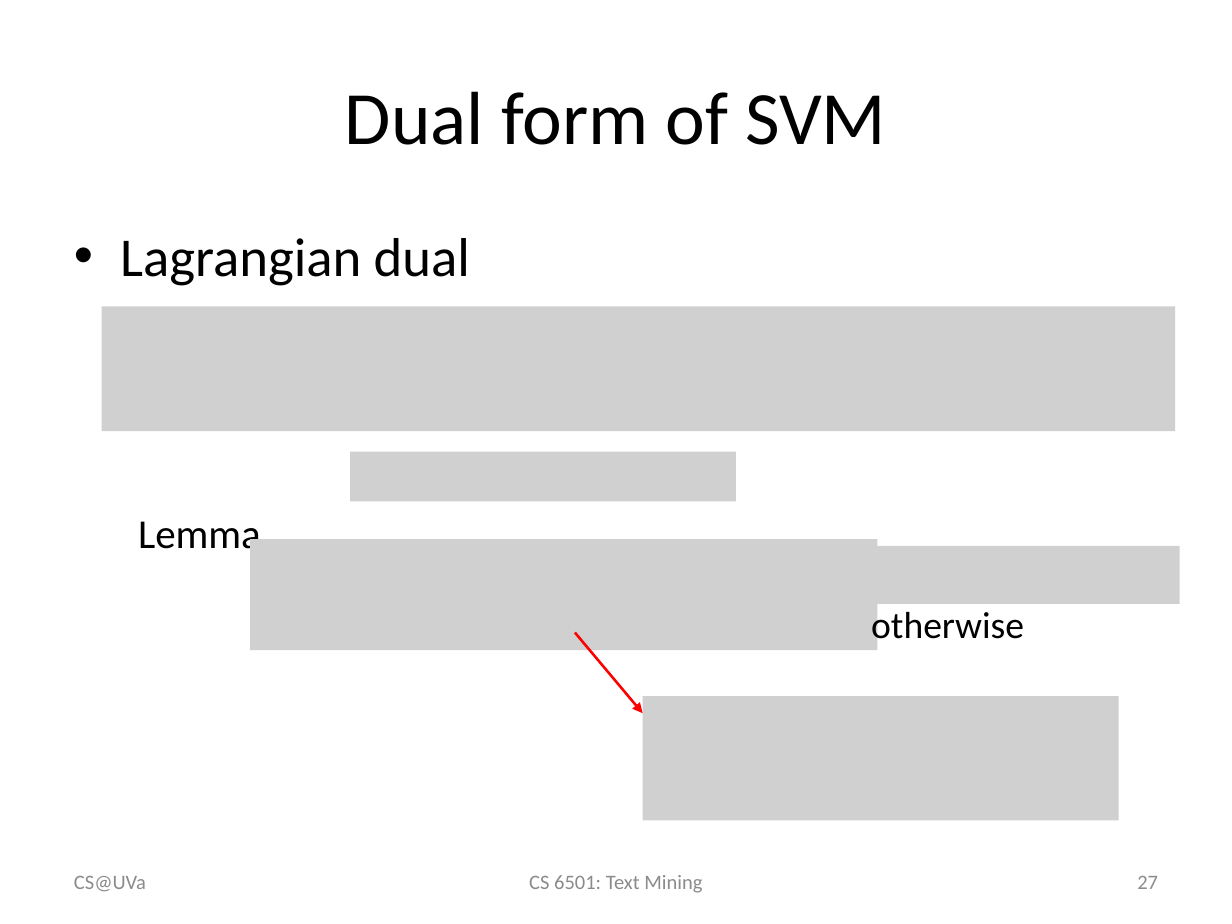
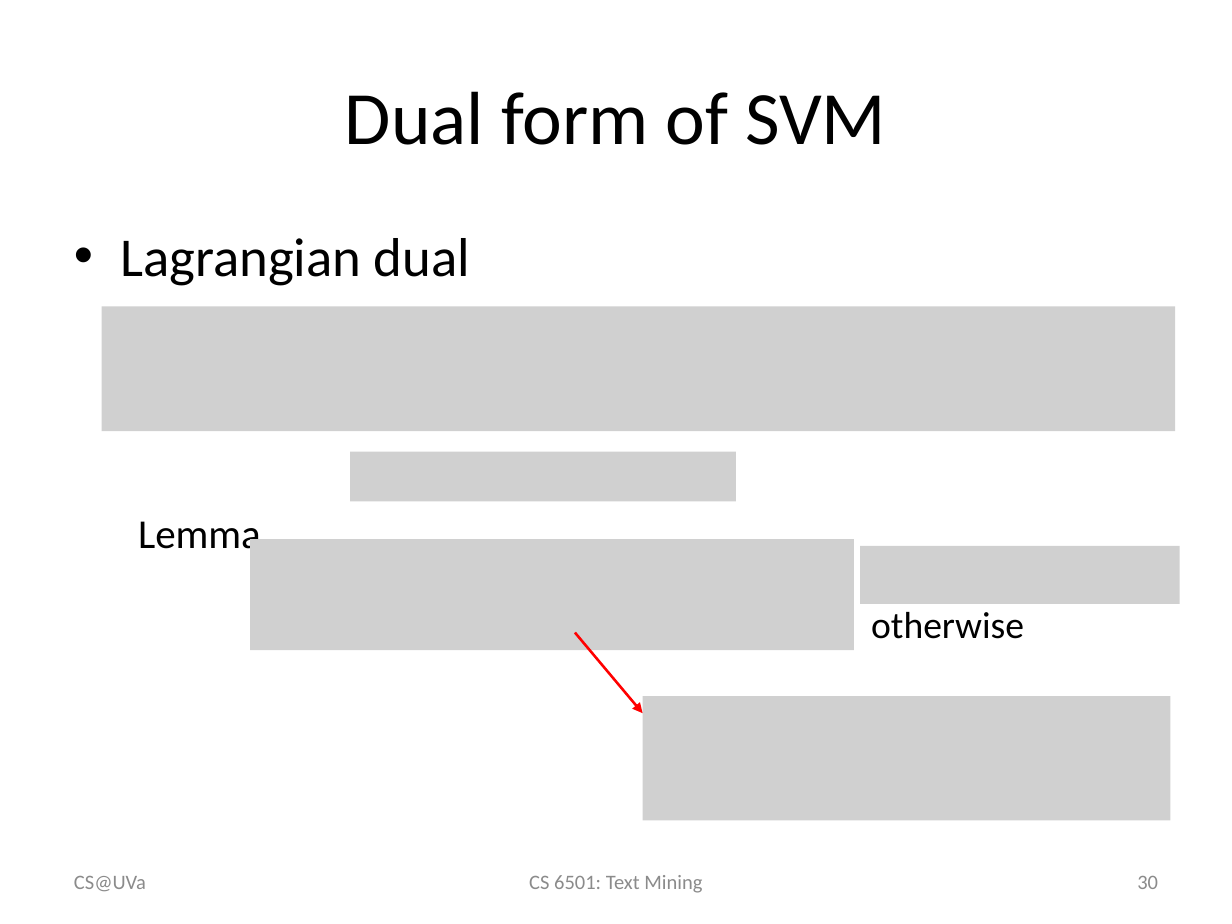
Before and after one commit to wang296/CS6501-Text-Mining, a slide deck: slide 30 of docs/svm.pptx (slide 27 before the commit). Drawn at 1232x924 pixels with LibreOffice and Linux fonts; fonts in the diff are those of the drawing; grey boxes stand for pictures. Boxes give left, top, right and bottom in pixels: in the first picture for what was removed or moved away, otherwise in the second. Text is boxed around its words. In the diff, an @@ line names an element or a change of style, - is before the commit and + after.

```diff
--- a/docs/svm.pptx
+++ b/docs/svm.pptx
@@ picture: place and size @@
-picture at bbox=[250, 540, 877, 650]
+picture at bbox=[250, 540, 854, 650]
@@ picture: place and size @@
-picture at bbox=[643, 696, 1119, 821]
+picture at bbox=[643, 696, 1170, 821]
@@ page number at bbox=[1137, 876, 1158, 889]: text changed @@
-27
+30
```
Also in this commit, not shown: 3 other slides changed, 3 slides added, 2 other files.
